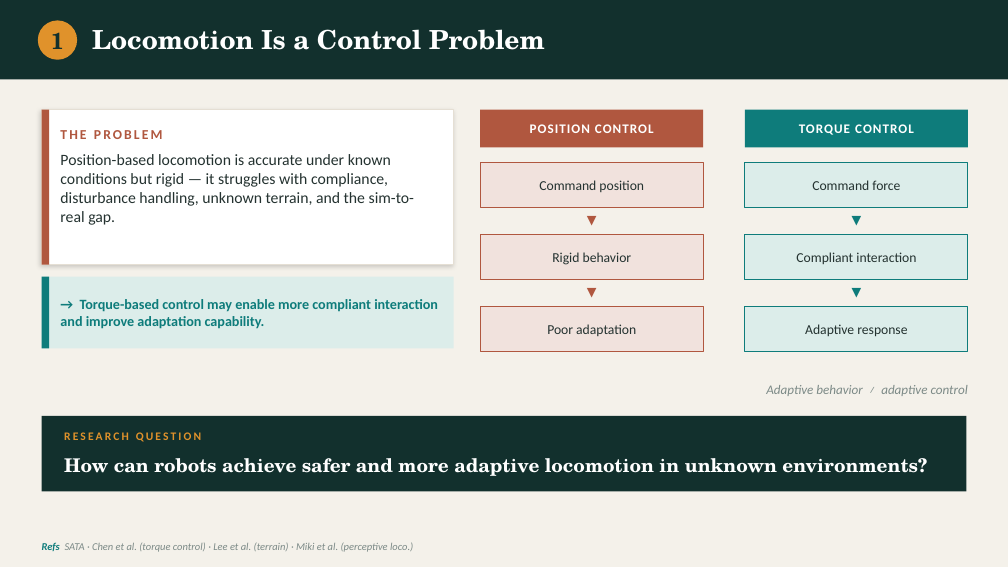
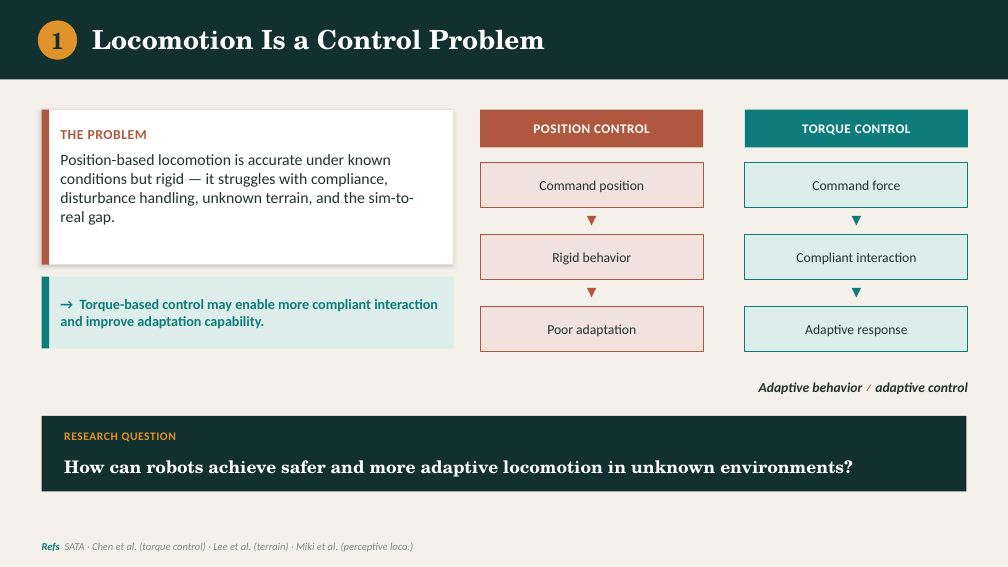
Before and after one commit to Stanley-1013/bio-inspired-adaptive-locomotion, a slide deck: slide 2 of docs/progress-report-v1.pptx (slide 1 before the commit). Drawn at 1008x567 pixels with LibreOffice and Linux fonts; fonts in the diff are those of the drawing. Boxes give left, top, right and bottom in pixels: in the first picture for what was removed or moved away, otherwise in the second. Text is boxed around its words. In the diff, an @@ line names an element or a change of style, - is before the commit and + after.

```diff
--- a/docs/progress-report-v1.pptx
+++ b/docs/progress-report-v1.pptx
@@ text "POSITION CONTROL" at [533,124,650,133]: letter spacing 1 to 0.5 pt @@
@@ text "TORQUE CONTROL" at [802,124,911,135]: letter spacing 1 to 0.5 pt @@
@@ text "THE PROBLEM" at [60,130,147,139]: letter spacing 2 to 0.5 pt @@
@@ text "Adaptive behavior ≠ adaptive control" at [759,382,968,394]: size 12.5 to 13 pt, text colour #7C8A87 to #243230, bold on; text colour #7C8A87 to #B0573F in "≠" @@
@@ text "RESEARCH QUESTION" at [64,432,176,442]: letter spacing 2 to 0.5 pt @@
@@ text "How can robots achieve safer ..." at [64,460,852,477]: size 18 to 16.5 pt @@
```
Also in this commit, not shown: 3 other slides changed, 1 slide added, 2 other files.
